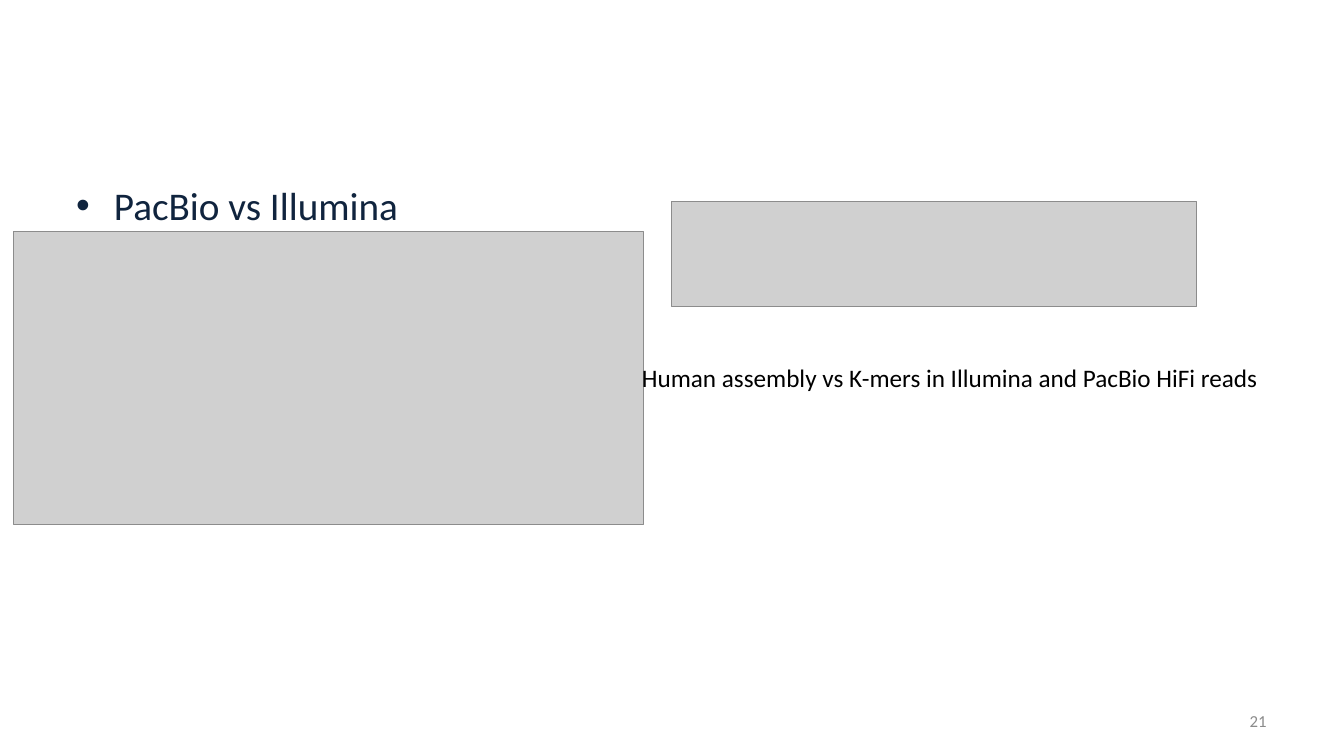
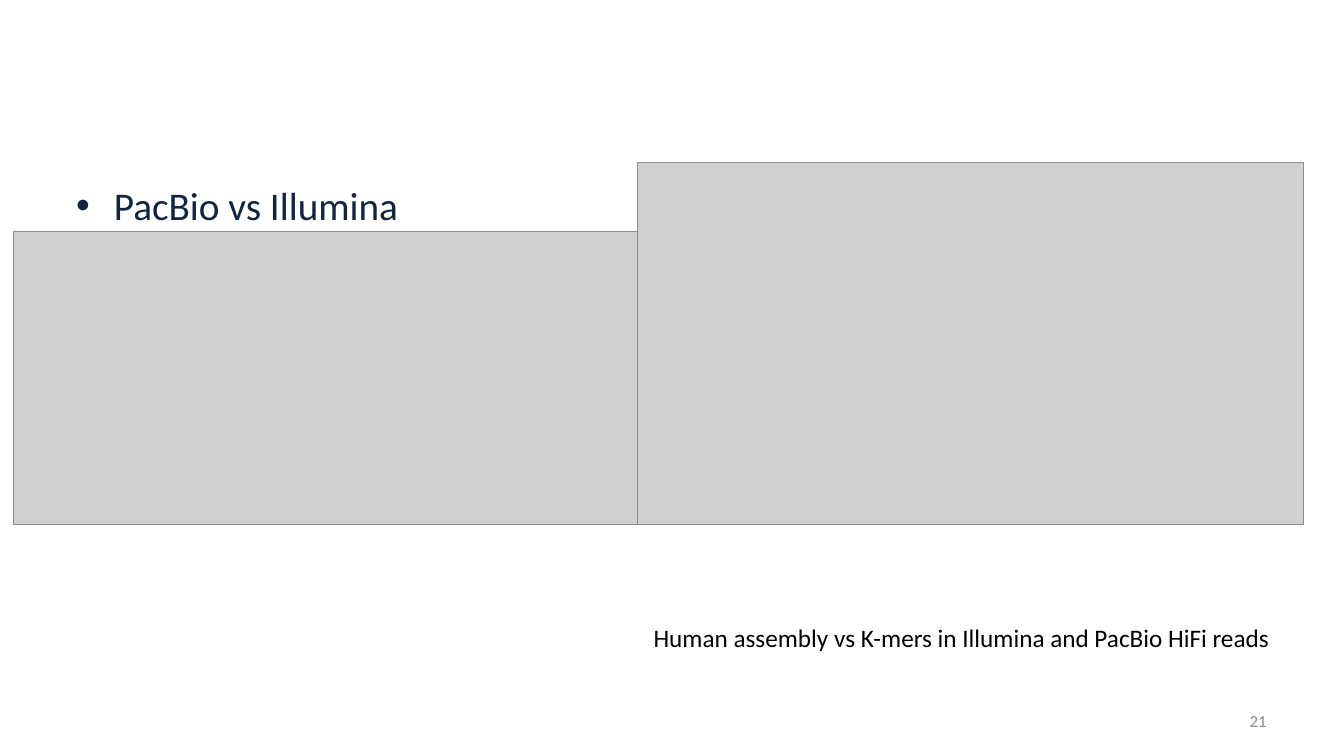
Before and after one commit to alekseyzimin/BME-Algorithms-for-Analysis-of-Genomic-Data, a slide deck: slide 21 of Fall 2026/Week 4 -- Genome Sequencing and Assembly Algorithms.pptx. Drawn at 1344x756 pixels with LibreOffice and Linux fonts; fonts in the diff are those of the drawing; grey boxes stand for pictures; background and template pictures are left out. Boxes give left, top, right and bottom in pixels: in the first picture for what was removed or moved away, otherwise in the second. Text is boxed around its words. In the diff, an @@ line names an element or a change of style, - is before the commit and + after.

```diff
--- a/Fall 2026/Week 4 -- Genome Sequencing and Assembly Algorithms.pptx
+++ b/Fall 2026/Week 4 -- Genome Sequencing and Assembly Algorithms.pptx
@@ picture: place and size @@
-picture at box(673, 202, 1197, 308)
+picture at box(637, 162, 1304, 524)
@@ text "Human assembly vs K-mers in ..." rewrapped from box(642, 367, 1257, 394) to box(654, 629, 1269, 651) @@
```
Also in this commit, not shown: 1 other slide changed, 9 other files.
